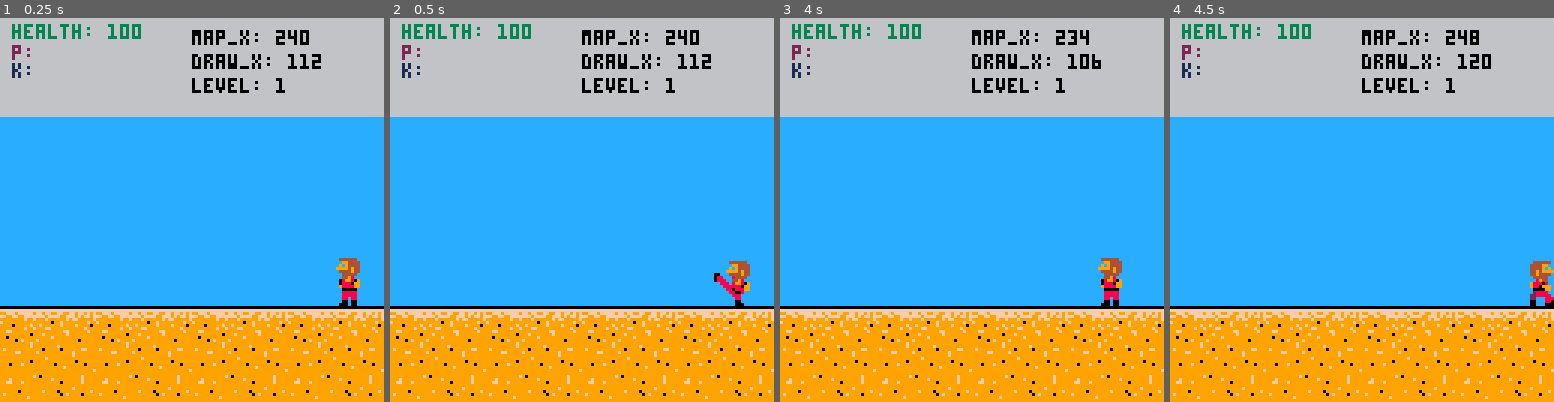
Above: before the commit, frames 1-4 (left to right).
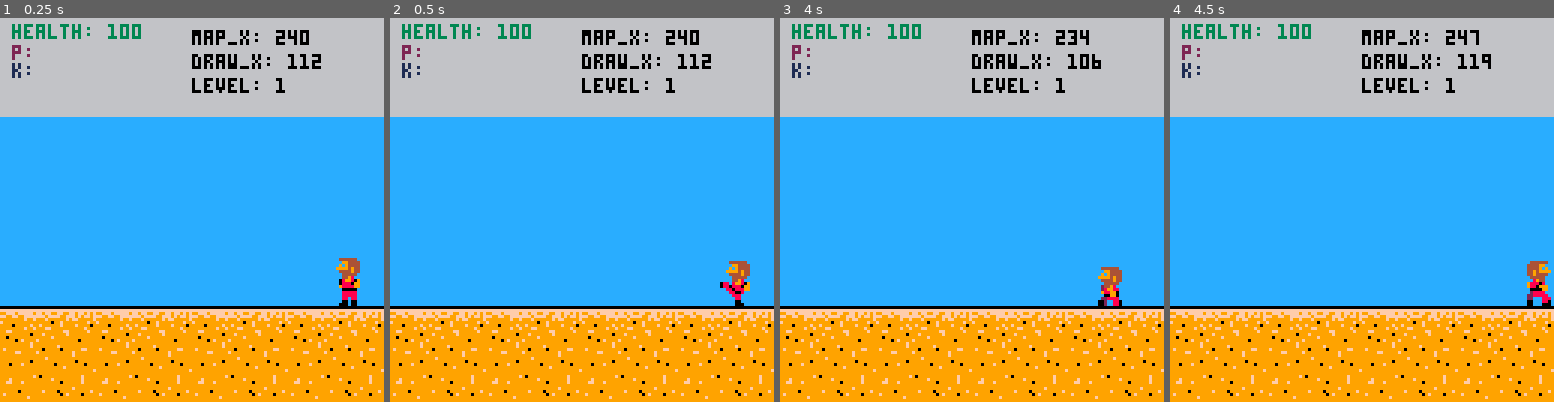
Above: after the commit, the same moments.

Repository: radicalslice/kfu-01
Game: PICO-8 cartridge main.p8
The game is run twice, just before and just after one commit, with the same random seed, the same clock (stepped at 60 frames per second) and the same inputs.
Inputs:
- Up to frame 1 (0.25 s): no input
- Up to frame 2 (0.5 s): tap X (X key) at 0.33 s
- Up to frame 3 (4 s): tap O (Z key) at 0.7, 1.7, 2.1, 2.5, 2.9, 3.3, 3.7 s; tap X (X key) at 1.07, 1.85, 2.97 s; hold Right 1.6-2.1 s; hold Right 2.47-3.03 s; hold Left 3.08-3.58 s; hold Down 3.63-3.97 s
- Up to frame 4 (4.5 s): hold Right from 4.02 s (still down); tap X (X key) at 4.08 s; tap O (Z key) at 4.1 s

Frame 1 is identical in both runs. In frame 2, less than 0.1% of the frame differs, in the area x 84-90%, y 66-71%; in frame 3, 0.6%, in the area x 82-90%, y 62-75%; in frame 4, 0.5%.

Commit message:
Fix boss offset bug

Diff:
--- a/baddie.lua
+++ b/baddie.lua
@@ -83,7 +83,7 @@
     if collides(px0,py0,px1,py1,bx0,by0,bx1,by1) then
       -- change boss state, that should trigger the boss to walk backwards
       local should_back_up = rnd()
-      local dist_to_edge = abs(bm.boss.x - (bm.boss.direction == 0 and 112 or 0))
+      local dist_to_edge = abs(bm.boss:getDrawX() - (bm.boss.direction == 0 and 112 or 0))
       if should_back_up > 0.92 and dist_to_edge >= 24 then
         bm.boss.state = "walk"
         bm.boss.state_t = 0.5
@@ -200,7 +200,7 @@
       local face_left = b.direction == 0
       palt(0, false)
       palt(15, true)
-      spr(b.frames_current[b.frame_index],face_left and b.x or b.x,b.y,1,2,(face_left and true or false),false)
+      spr(b.frames_current[b.frame_index],b.x,b.y,1,2,(face_left and true or false),false)
       -- draw bounding box
       local x0, y0, x1, y1 = b:getBB()
       -- rect(x0, y0, x1, y1,13)
@@ -409,14 +409,21 @@
       local face_left = b.direction == 0
       palt(0, false)
       palt(15, true)
-      spr(b.frames_current[b.frame_index],face_left and b.x or b.x,b.y,2,2,(face_left and true or false),false)
+      spr(b.frames_current[b.frame_index],b:getDrawX(),b.y,2,2,(face_left and true or false),false)
       -- draw bounding box
       local x0, y0, x1, y1 = b:getBB()
       -- rect(x0, y0, x1, y1,13)
       pal()
     end,
+    getDrawX = function(b)
+      if b.direction == 1 then
+        return b.x - max(0, player.map_x - 64)
+      else
+        return b.x - player.map_x + 64 + max(0, player.map_x - (map_extent - 64))
+      end
+    end,
     getBB = function(b)
-        return b.x,b.y,b.x+16,b.y+16
+        return b:getDrawX(),b.y,b:getDrawX()+16,b.y+16
     end,
     update_wait = function(b, dt)
       b.since_last_state += dt
@@ -443,7 +450,7 @@
         b.since_last_state = 0
         b.frames_current = b.frames_upthrow
         b.frame_index = 1
-        add(bmgr.projectiles, new_projectile(b.direction, b.x, 82))
+        add(bmgr.projectiles, new_projectile(b.direction, b:getDrawX(), 82))
       end
     end,
     update_upthrow = function(b, dt)
@@ -462,7 +469,7 @@
         b.since_last_state = 0
         b.frames_current = b.frames_downthrow
         b.frame_index = 1
-        add(bmgr.projectiles, new_projectile(b.direction, b.x, 88))
+        add(bmgr.projectiles, new_projectile(b.direction, b:getDrawX(), 88))
       end
     end,
     update_downthrow = function(b, dt)
--- a/level.lua
+++ b/level.lua
@@ -7,7 +7,7 @@
   {
     direction = 1,
     batches = "150:2t1f:0",
-    boss = 232
+    boss = 200
   },
 }
 
--- a/main.p8
+++ b/main.p8
@@ -77,9 +77,9 @@
   -- check if we should spawn boss
   if bmgr.boss == nil and should_spawn_batch(player.map_x, level.boss, level.direction) then
     if level.direction == 0 then
-      bmgr:spawn_boss(1, 32)
+      bmgr:spawn_boss(1, player.map_x - 32)
     else
-      bmgr:spawn_boss(0, 112)
+      bmgr:spawn_boss(0, player.map_x + 32)
     end
   end
   last_ts = now
--- a/player.lua
+++ b/player.lua
@@ -255,7 +255,7 @@
 
     if btn(5) then
       p.state = "kantic"
-      p.state_t = 0.1
+      p.state_t = 0.15
       p.frames_current = p.frames_kantic
       p.since_last_state = 0
       return
@@ -300,7 +300,7 @@
     if p.since_last_state > p.state_t then
       p.state = "punch"
       p.since_last_state = 0
-      p.state_t = 0.1
+      p.state_t = 0.15
       p.frames_current = p.frames_punch
     end
 end
@@ -311,7 +311,7 @@
     if p.since_last_state > p.state_t then
       p.state = "kick"
       p.since_last_state = 0
-      p.state_t = 0.10
+      p.state_t = 0.2
       p.frames_current = p.frames_kick
     end
 end
@@ -347,7 +347,7 @@
     end
     if btn(5) then
       p.state = "ckantic"
-      p.state_t = 0.1
+      p.state_t = 0.15
       p.frames_current = p.frames_ckantic
       p.since_last_state = 0
     end
@@ -365,7 +365,7 @@
     if p.since_last_state > p.state_t then
       p.state = "cpunch"
       p.since_last_state = 0
-      p.state_t = 0.1
+      p.state_t = 0.15
       p.frames_current = p.frames_cpunch
     end
 end
@@ -376,7 +376,7 @@
     if p.since_last_state > p.state_t then
       p.state = "ckick"
       p.since_last_state = 0
-      p.state_t = 0.1
+      p.state_t = 0.2
       p.frames_current = p.frames_ckick
     end
 end
